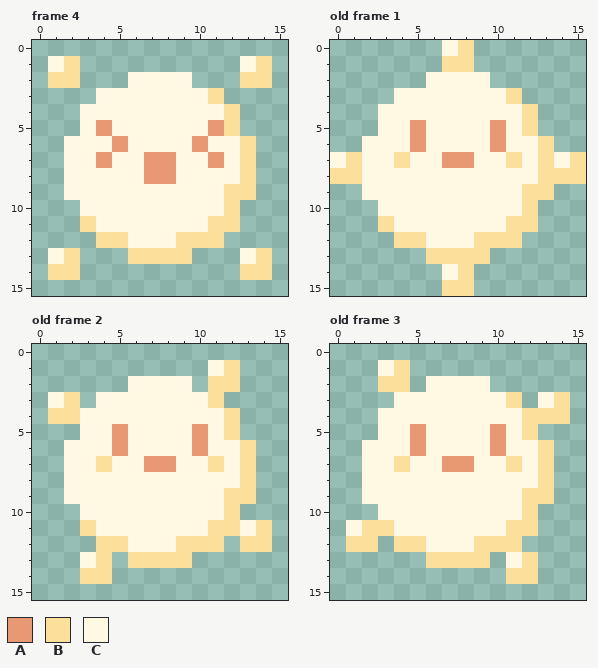
Two versions of one pixel-art file, docs/img/watage.ase. The first picture shows the starting point.
16x16 pixels, 8 frames. Shown: frame 4, old frame 1, old frame 2, old frame 3. The commit also changed other frames, which this record leaves out.
Palette (. is transparent): A #e89973  B #fbdf9b  C #fff9e4
Pixels before, frame 4, first column x 1:
 1 CB..........CB
 2 BB...CCCC...BB
 3 ...CCCCCCCB...
 4 ..CCCCCCCCCB..
 5 ..CACCCCCCAB..
 6 .CCCACCCCACCB.
 7 .CCACCAACCACB.
 8 .CCCCCAACCCCB.
 9 .CCCCCCCCCCBB.
10 ..CCCCCCCCCB..
11 ..BCCCCCCCBB..
12 ...BBCCCBBB...
13 CB...BBBB...CB
14 BB..........BB
Pixels before, old frame 1, first column x 0:
 0 .......CB.......
 1 .......BB.......
 2 ......CCCC......
 3 ....CCCCCCCB....
 4 ...CCCCCCCCCB...
 5 ...CCACCCCACB...
 6 ..CCCACCCCACCB..
 7 CBCCBCCAACCBCBCB
 8 BBCCCCCCCCCCCBBB
 9 ..CCCCCCCCCCBB..
10 ...CCCCCCCCCB...
11 ...BCCCCCCCBB...
12 ....BBCCCBBB....
13 ......BBBB......
14 .......CB.......
15 .......BB.......
Pixels before, old frame 2, first column x 1:
 1 ..........CB..
 2 .....CCCC.BB..
 3 CB.CCCCCCCB...
 4 BBCCCCCCCCCB..
 5 ..CCACCCCACB..
 6 .CCCACCCCACCB.
 7 .CCBCCAACCBCB.
 8 .CCCCCCCCCCCB.
 9 .CCCCCCCCCCBB.
10 ..CCCCCCCCCB..
11 ..BCCCCCCCBBCB
12 ...BBCCCBBB.BB
13 ..CB.BBBB.....
14 ..BB..........
Pixels before, old frame 3, first column x 1:
 1 ..CB..........
 2 ..BB.CCCC.....
 3 ...CCCCCCCB.CB
 4 ..CCCCCCCCCBBB
 5 ..CCACCCCACB..
 6 .CCCACCCCACCB.
 7 .CCBCCAACCBCB.
 8 .CCCCCCCCCCCB.
 9 .CCCCCCCCCCBB.
10 ..CCCCCCCCCB..
11 CBBCCCCCCCBB..
12 BB.BBCCCBBB...
13 .....BBBB.CB..
14 ..........BB..
After the commit:
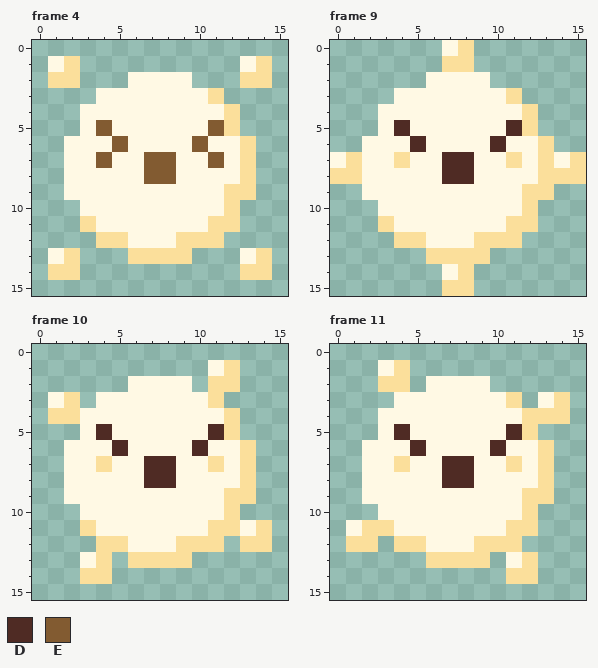
Colours new in this view: D #4f2b24  E #825b31
A new or re-ordered frame is compared with the old frame closest to it.
Diff:
frames 8 -> 12
Changed rows in their new state; - is an unchanged pixel.
Frame 4:
first column x 4:
 5 E------E
 6 -E----E-
 7 E--EE--E
 8 ---EE---
Frame 9 is new; against old frame 1:
first column x 4:
 5 DC----CD
 6 -D----D-
 7 ---DD---
 8 ---DD---
Frame 10 is new; against old frame 2: the same change as frame 9
Frame 11 is new; against old frame 3: the same change as frame 9
Boxes around the changes in both pictures, in picture pixels (x1, y1, x2, y2):
changed: (96, 120, 224, 184)
changed: (394, 120, 522, 184)
changed: (96, 424, 224, 488)
changed: (394, 424, 522, 488)
